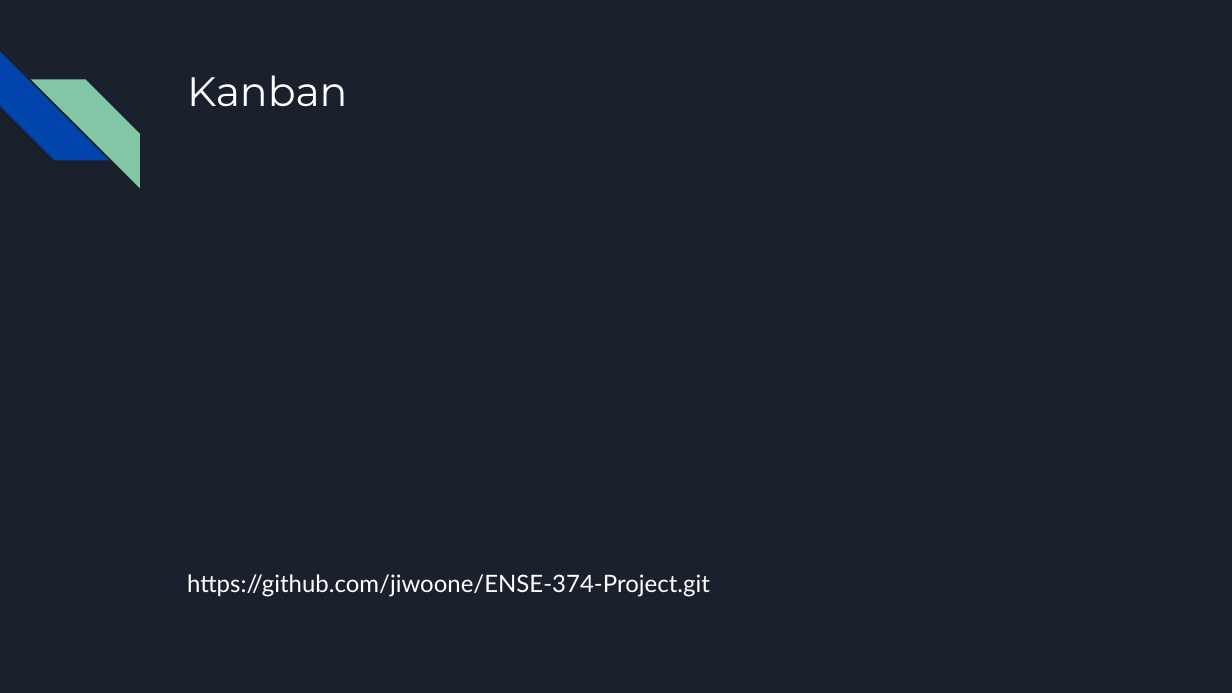
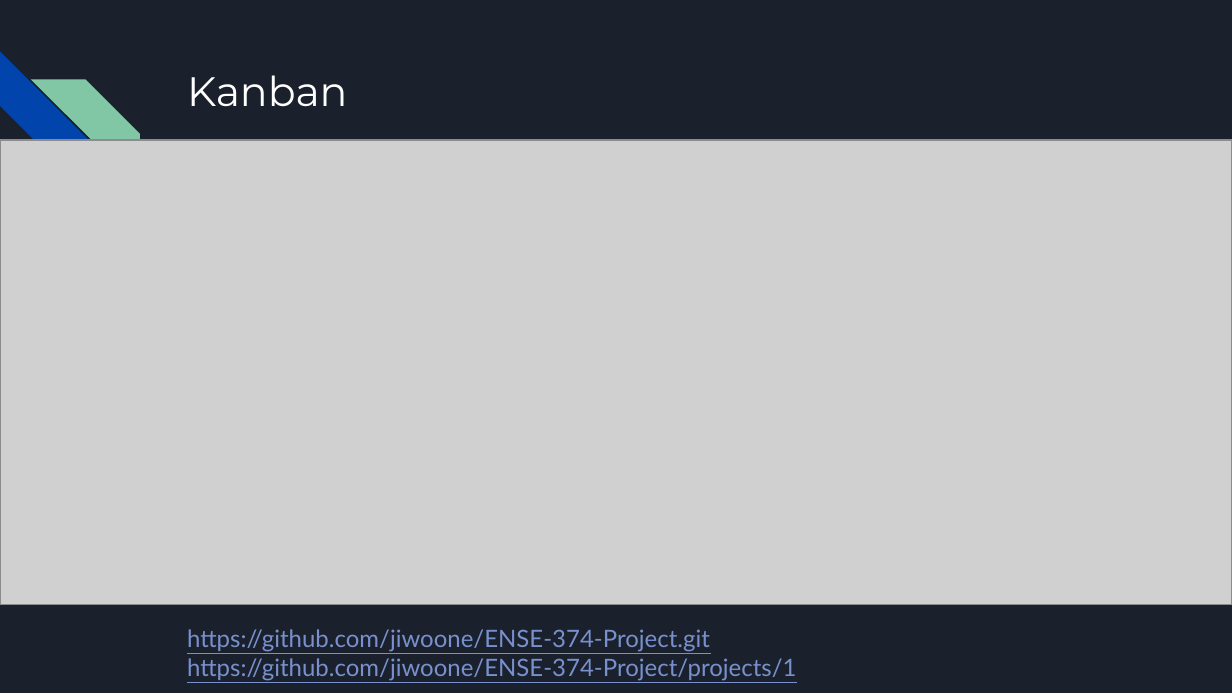
Before and after one commit to brianj-kim/ENSE-374-Project, a slide deck: slide 12 of Milestone#2 Reportouts/Milestone 2 report (WIP).pptx (slide 11 before the commit). Drawn at 1232x693 pixels with LibreOffice and Linux fonts; fonts in the diff are those of the drawing; grey boxes stand for pictures. Boxes give left, top, right and bottom in pixels: in the first picture for what was removed or moved away, otherwise in the second. Text is boxed around its words. In the diff, an @@ line names an element or a change of style, - is before the commit and + after.

```diff
--- a/Milestone#2 Reportouts/Milestone 2 report (WIP).pptx
+++ b/Milestone#2 Reportouts/Milestone 2 report (WIP).pptx
@@ picture added at [0, 140, 1232, 605] @@
@@ text "https://github.com/jiwoone/ENSE-374-Project.git": place and size @@
-text "https://github.com/jiwoone/ENSE-374-Project.git" at [187, 574, 710, 597]
+text "https://github.com/jiwoone/ENSE-374-Project.git" at [187, 629, 796, 681]
@@ text at [187, 629, 710, 652]: text colour #FFFFFF to #7890CD, underline on in "https://github.com/jiwoone/ENSE-374-Project.git" @@
@@ text at [187, 658, 796, 681]: paragraph added @@
+https://github.com/jiwoone/ENSE-374-Project/projects/1
```
Also in this commit, not shown: 9 other slides changed, 3 slides added, 2 slides removed.
